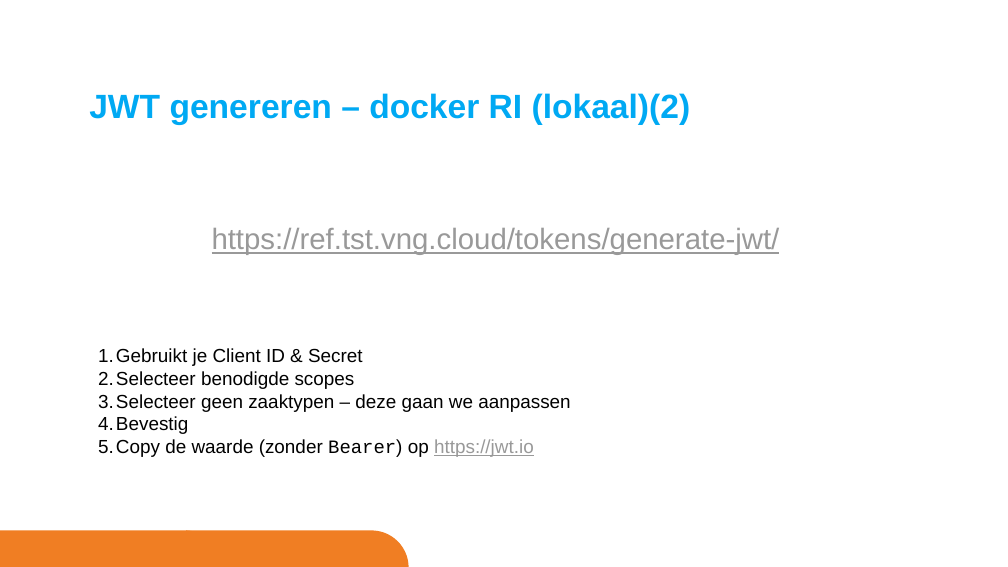
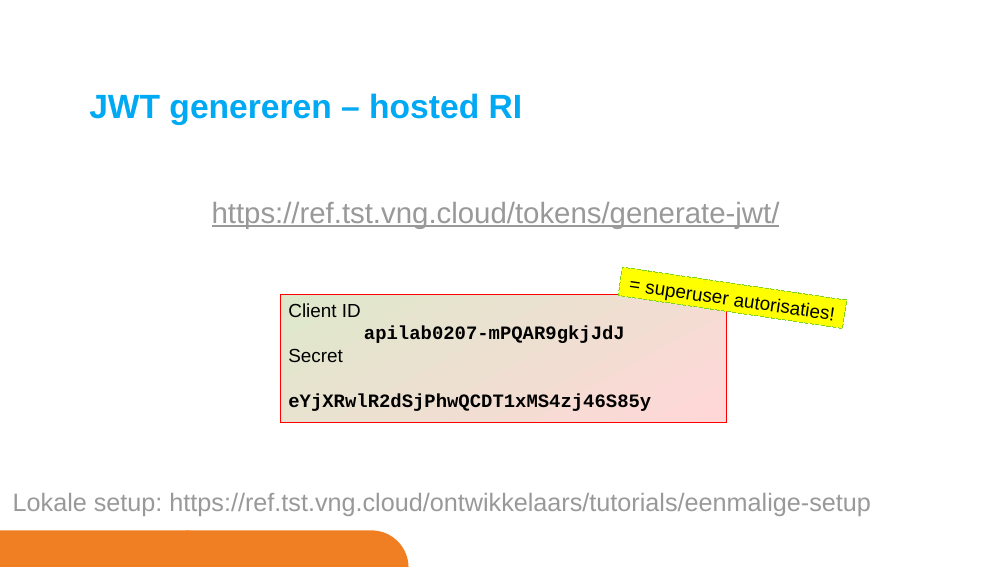
Before and after one commit to VNG-Realisatie/gemma-zaken, a slide deck: slide 8 of docs/_content/ontwikkelaars/tutorials/autorisatie.pptx. Drawn at 1008x567 pixels with LibreOffice and Linux fonts; fonts in the diff are those of the drawing; background and template pictures are left out. Boxes give left, top, right and bottom in pixels: in the first picture for what was removed or moved away, otherwise in the second. Text is boxed around its words. In the diff, an @@ line names an element or a change of style, - is before the commit and + after.

Commit message:
:pencil: Replaced tutorial with new version

```diff
--- a/docs/_content/ontwikkelaars/tutorials/autorisatie.pptx
+++ b/docs/_content/ontwikkelaars/tutorials/autorisatie.pptx
@@ text at (89,93,523,125): text changed @@
-JWT genereren – docker RI (lokaal)(2)
+JWT genereren – hosted RI
@@ text "https://ref.tst.vng.cloud/tokens/generate-jwt/": place and size @@
-text "https://ref.tst.vng.cloud/tokens/generate-jwt/" at (212,228,780,255)
+text "https://ref.tst.vng.cloud/tokens/generate-jwt/" at (212,202,780,228)
@@ rectangle added at (618,267,847,329), fill #FFFF00, outline #81D41A 0.75 pt dashed, 18 pt, text #000000 @@
+= superuser autorisaties!
@@ rectangle added at (281,294,727,423), fill gradient #DDE8CB to #FFD7D7, outline #FF0000 0.75 pt, 18 pt, text #000000, bold @@
+Client ID
+apilab0207-mPQAR9gkjJdJ
+Secret
+eYjXRwlR2dSjPhwQCDT1xMS4zj46S85y
@@ text removed at (116,348,570,457) @@
-1. Gebruikt je Client ID & Secret
-2. Selecteer benodigde scopes
-3. Selecteer geen zaaktypen – deze gaan we aanpassen
-4. Bevestig
-5. Copy de waarde (zonder Bearer) op https://jwt.io
@@ text added at (13,493,870,516), 24 pt, text #999999 @@
+Lokale setup: https://ref.tst.vng.cloud/ontwikkelaars/tutorials/eenmalige-setup
```
Also in this commit, not shown: 5 other slides changed, 2 slides added, 6 slides removed.
